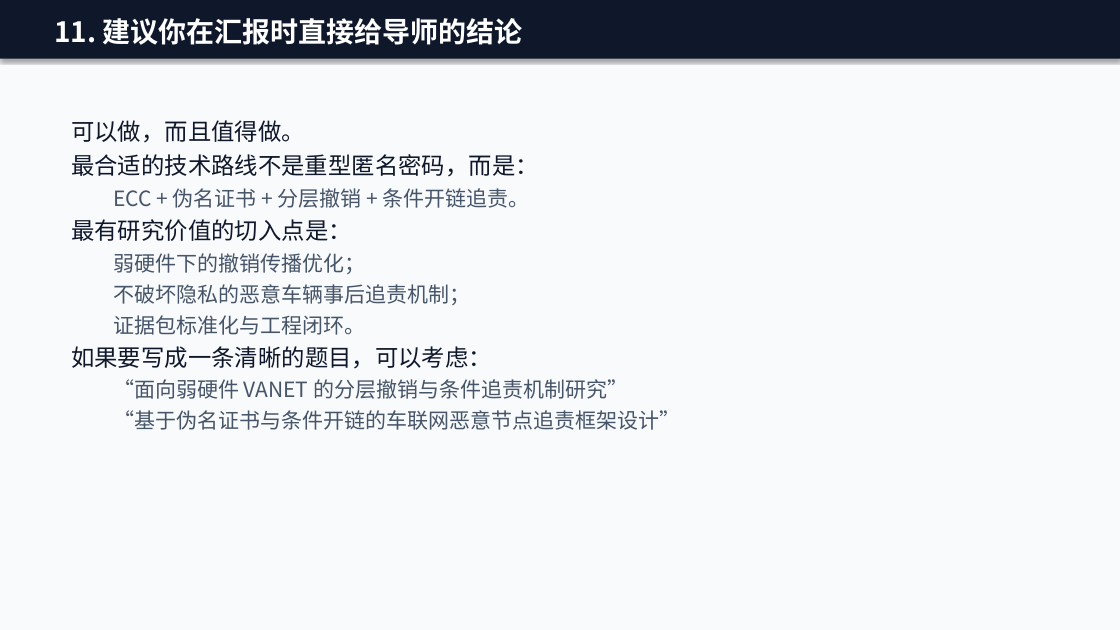
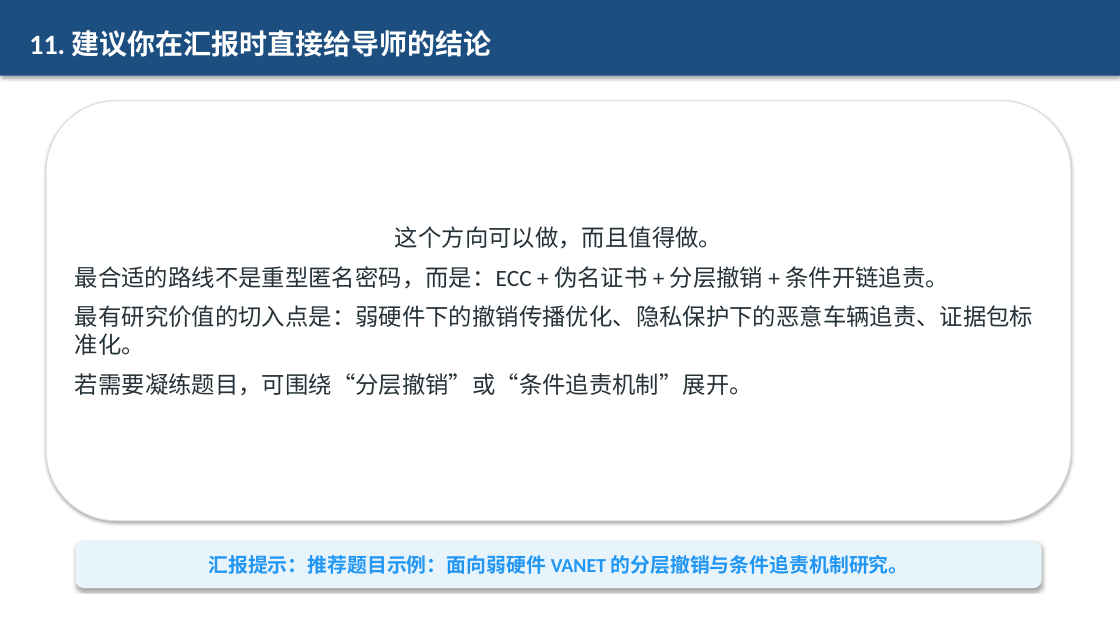
Before and after one commit to zhang10225/EATI, a slide deck: slide 12 of docs/VANET-弱硬件实时撤销与事后追责调研.pptx. Drawn at 1120x630 pixels with LibreOffice and Linux fonts; fonts in the diff are those of the drawing. Boxes give left, top, right and bottom in pixels: in the first picture for what was removed or moved away, otherwise in the second. Text is boxed around its words. In the diff, an @@ line names an element or a change of style, - is before the commit and + after.

```diff
--- a/docs/VANET-弱硬件实时撤销与事后追责调研.pptx
+++ b/docs/VANET-弱硬件实时撤销与事后追责调研.pptx
@@ rectangle "11. 建议你在汇报时直接给导师的结论": place and size @@
-rectangle "11. 建议你在汇报时直接给导师的结论" at bbox=[54, 18, 523, 45]
+rectangle "11. 建议你在汇报时直接给导师的结论" at bbox=[0, 0, 1120, 76]
@@ rectangle "11. 建议你在汇报时直接给导师的结论" at bbox=[0, 0, 1120, 76]: font Noto Sans CJK SC to Calibri; vertical alignment top to middle; fill none to #1C4E80; shadow on @@
@@ rectangle removed at bbox=[0, 0, 1120, 630] @@
@@ rectangle removed at bbox=[0, 0, 1120, 59] @@
@@ rounded rectangle "这个方向可以做，而且值得做。": place and size @@
-rounded rectangle "这个方向可以做，而且值得做。" at bbox=[71, 120, 680, 430]
+rounded rectangle "这个方向可以做，而且值得做。" at bbox=[46, 101, 1071, 521]
@@ rounded rectangle "这个方向可以做，而且值得做。" at bbox=[46, 101, 1071, 521]: vertical alignment top to middle; fill none to #FFFFFF; outline none to #D2DCE6 0.75 pt; shadow on @@
@@ text in rounded rectangle at bbox=[75, 226, 1033, 396]: text changed; size 18 to 20 pt; font Noto Sans CJK SC to Calibri; text colour #475569 to #263238 @@
-可以做，而且值得做。
-最合适的技术路线不是重型匿名密码，而是：
-  ECC + 伪名证书 + 分层撤销 + 条件开链追责。
-最有研究价值的切入点是：
-  弱硬件下的撤销传播优化；
-  不破坏隐私的恶意车辆事后追责机制；
-  证据包标准化与工程闭环。
-如果要写成一条清晰的题目，可以考虑：
-  “面向弱硬件 VANET 的分层撤销与条件追责机制研究”
-  “基于伪名证书与条件开链的车联网恶意节点追责框架设计”
+这个方向可以做，而且值得做。
+最合适的路线不是重型匿名密码，而是：ECC + 伪名证书 + 分层撤销 + 条件开链追责。
+最有研究价值的切入点是：弱硬件下的撤销传播优化、隐私保护下的恶意车辆追责、证据包标准化。
+若需要凝练题目，可围绕“分层撤销”或“条件追责机制”展开。
@@ rounded rectangle added at bbox=[76, 542, 1042, 588], fill #E8F4FC, 17 pt, text #2196F3, bold @@
+汇报提示：推荐题目示例：面向弱硬件 VANET 的分层撤销与条件追责机制研究。
```
Also in this commit, not shown: 6 other slides changed, 5 slides added, 7 slides removed, 3 other files.
